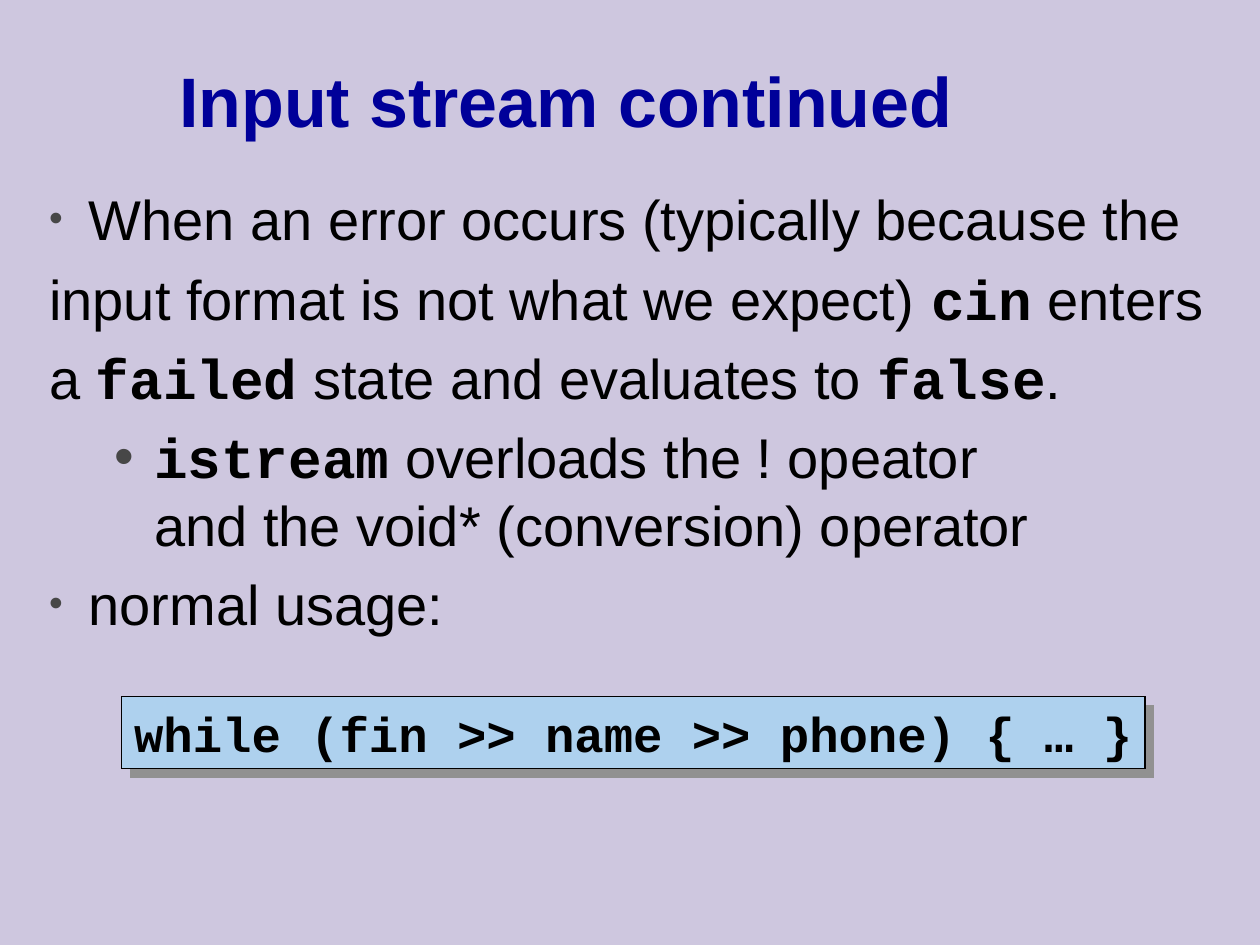
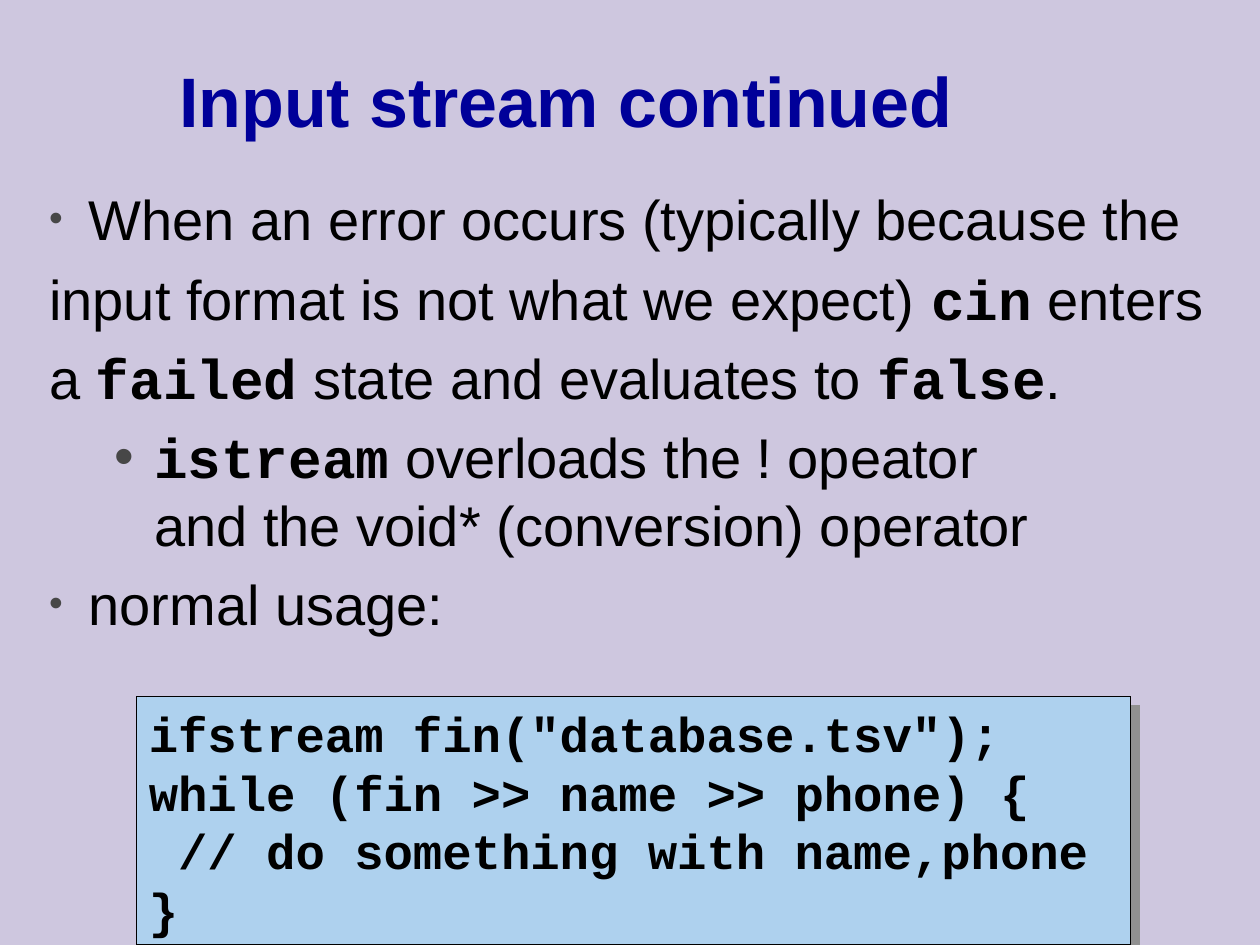
Before and after one commit to cpp-at-ariel/cpp-5779, a slide deck: slide 9 of 07-rtti/slides-iostreams.odp. Drawn at 1260x945 pixels with LibreOffice and Linux fonts; fonts in the diff are those of the drawing. Boxes give left, top, right and bottom in pixels: in the first picture for what was removed or moved away, otherwise in the second. Text is boxed around its words. In the diff, an @@ line names an element or a change of style, - is before the commit and + after.

```diff
--- a/07-rtti/slides-iostreams.odp
+++ b/07-rtti/slides-iostreams.odp
@@ freeform shape "ifstream fin("database.tsv");": place and size @@
-freeform shape "ifstream fin("database.tsv");" at bbox=[122, 697, 1145, 769]
+freeform shape "ifstream fin("database.tsv");" at bbox=[136, 697, 1130, 945]
@@ text in freeform shape at bbox=[158, 717, 1089, 880]: text changed @@
-while (fin >> name >> phone) { … }
+ifstream fin("database.tsv");
+while (fin >> name >> phone) {
+// do something with name,phone
+}
```
Also in this commit, not shown: 11 other files.
